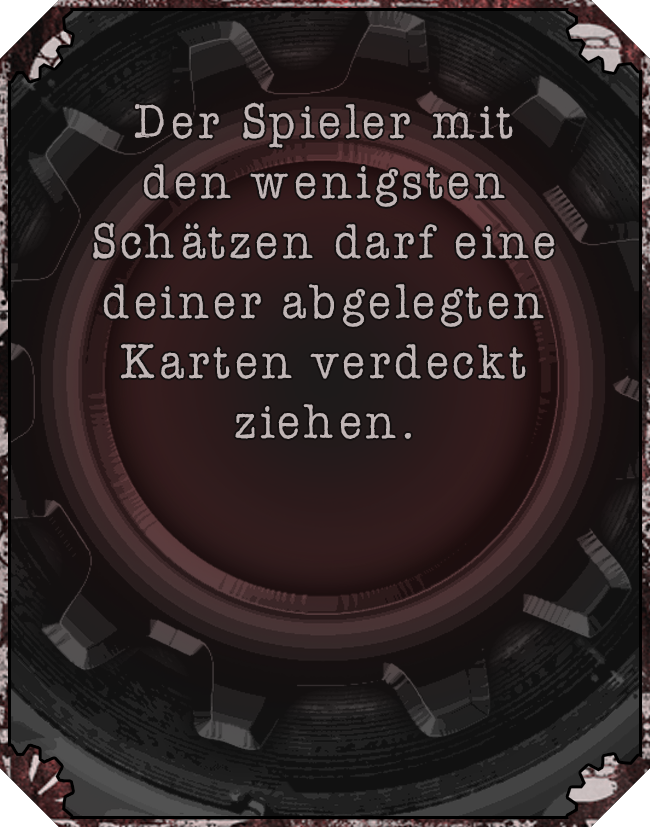
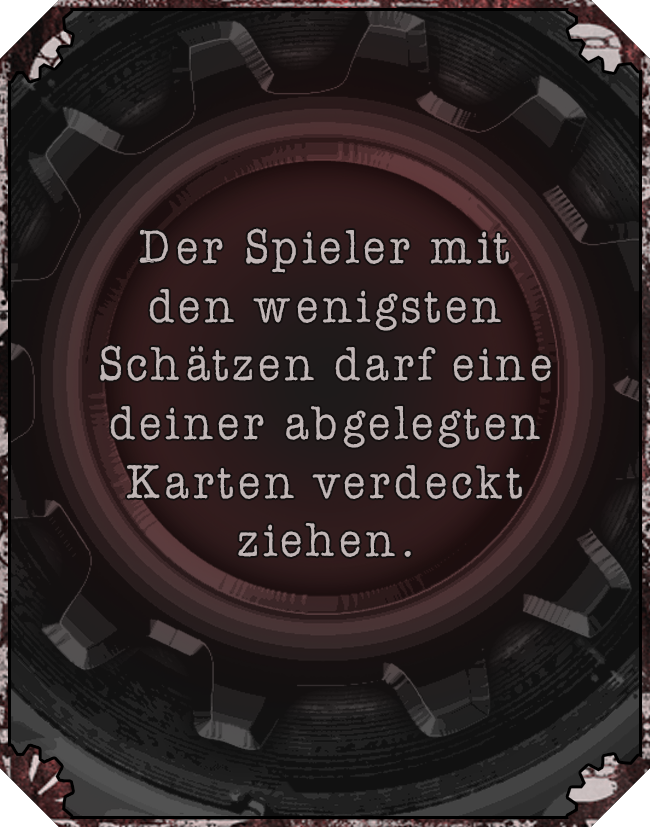
Layers edited between the first and the second 650×827 image:
painted on "Der Spieler mit den wenigsten Schätzen darf eine deiner abgeleg" over (93, 102, 555, 557)
